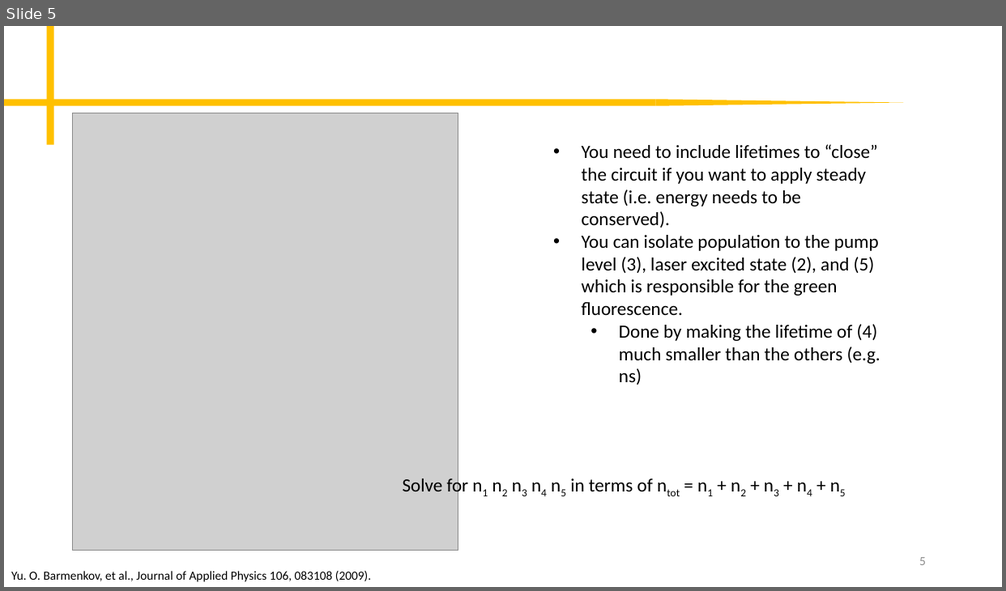
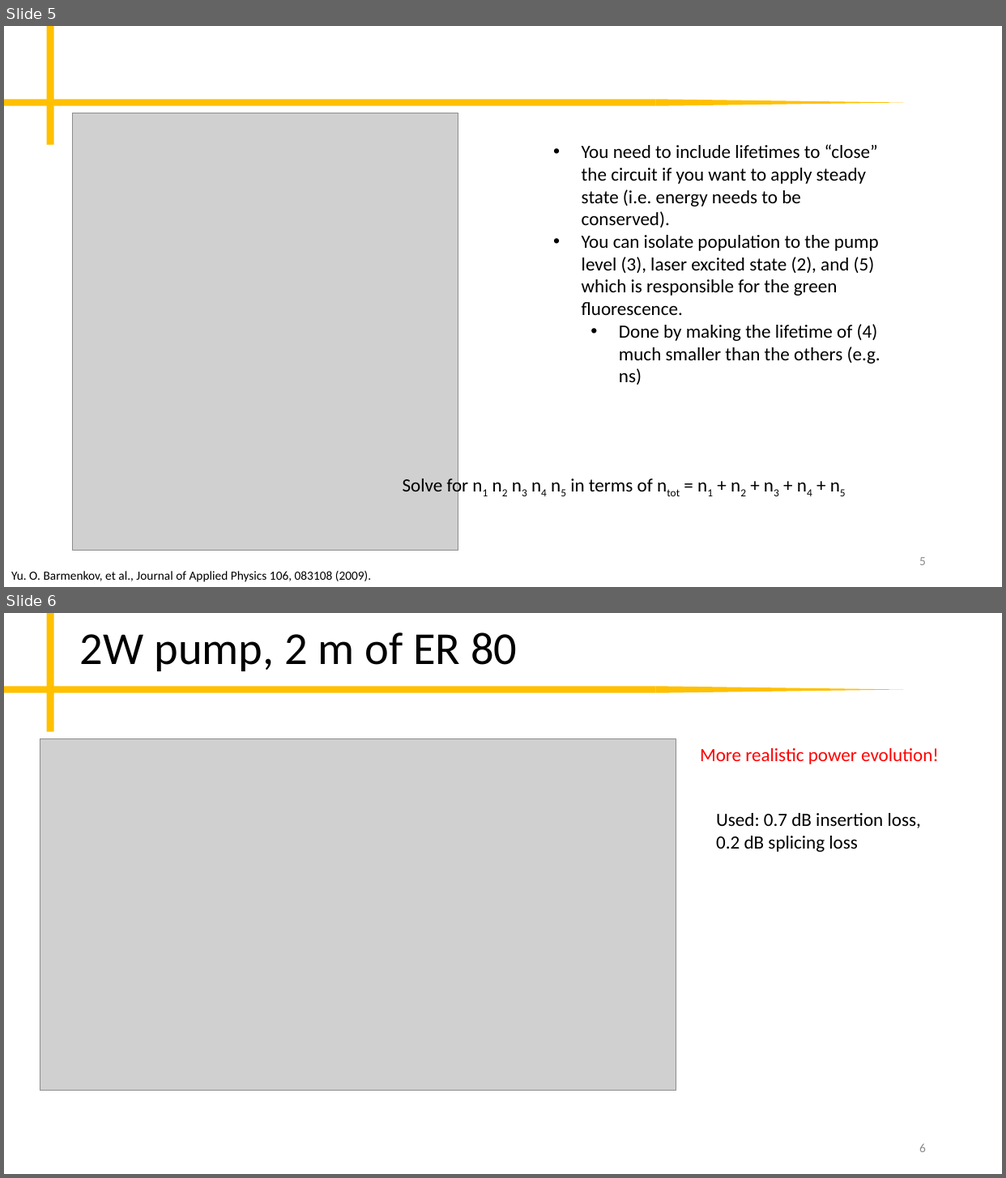
Before and after one commit to peter-chang62/Laser-Design-Scripts, a slide deck: memo.pptx. Shown one above the other, each under a label of ours: slide 5 before the commit, slides 5 and 6 after it. The pictures are 1006x591 and 1006x1178 pixels, drawn with LibreOffice and Linux fonts; fonts in the diff are those of the drawing; grey boxes stand for pictures. Boxes give left, top, right and bottom in pixels: in the first picture for what was removed or moved away, otherwise in the second. Text is boxed around its words. In the diff, an @@ line names an element or a change of style, - is before the commit and + after.

```diff
--- a/memo.pptx
+++ b/memo.pptx
@@ slide 6 added at <box>4,613,1002,1174</box>, background #FFFFFF; not listed: 3 template elements that a slide beside it also shows @@
@@ title added at <box>80,632,517,671</box>, 44 pt, text #000000 @@
+2W pump, 2 m of ER 80
@@ picture added at <box>40,739,676,1092</box> @@
@@ text added at <box>700,748,939,764</box>, 18 pt, text #FF0000 @@
+More realistic power evolution!
@@ text added at <box>716,813,921,852</box>, 18 pt, text #000000 @@
+Used: 0.7 dB insertion loss, 0.2 dB splicing loss
@@ page number added at <box>919,1144,926,1152</box>, 12 pt, text #8C8C8C @@
+6
```
Also in this commit, not shown: 1 slide changed, 1 other slide added, 4 other files.
